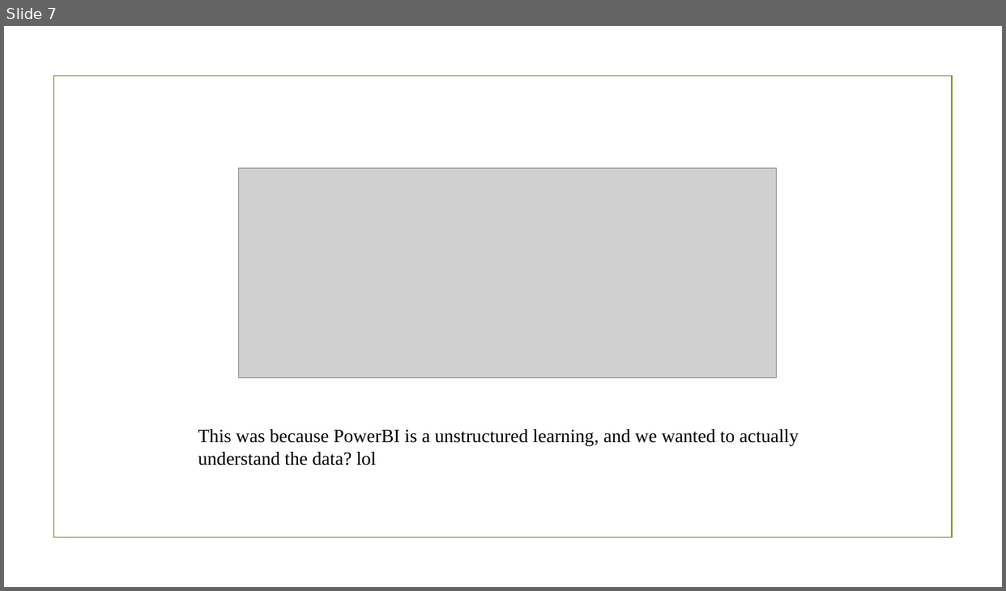
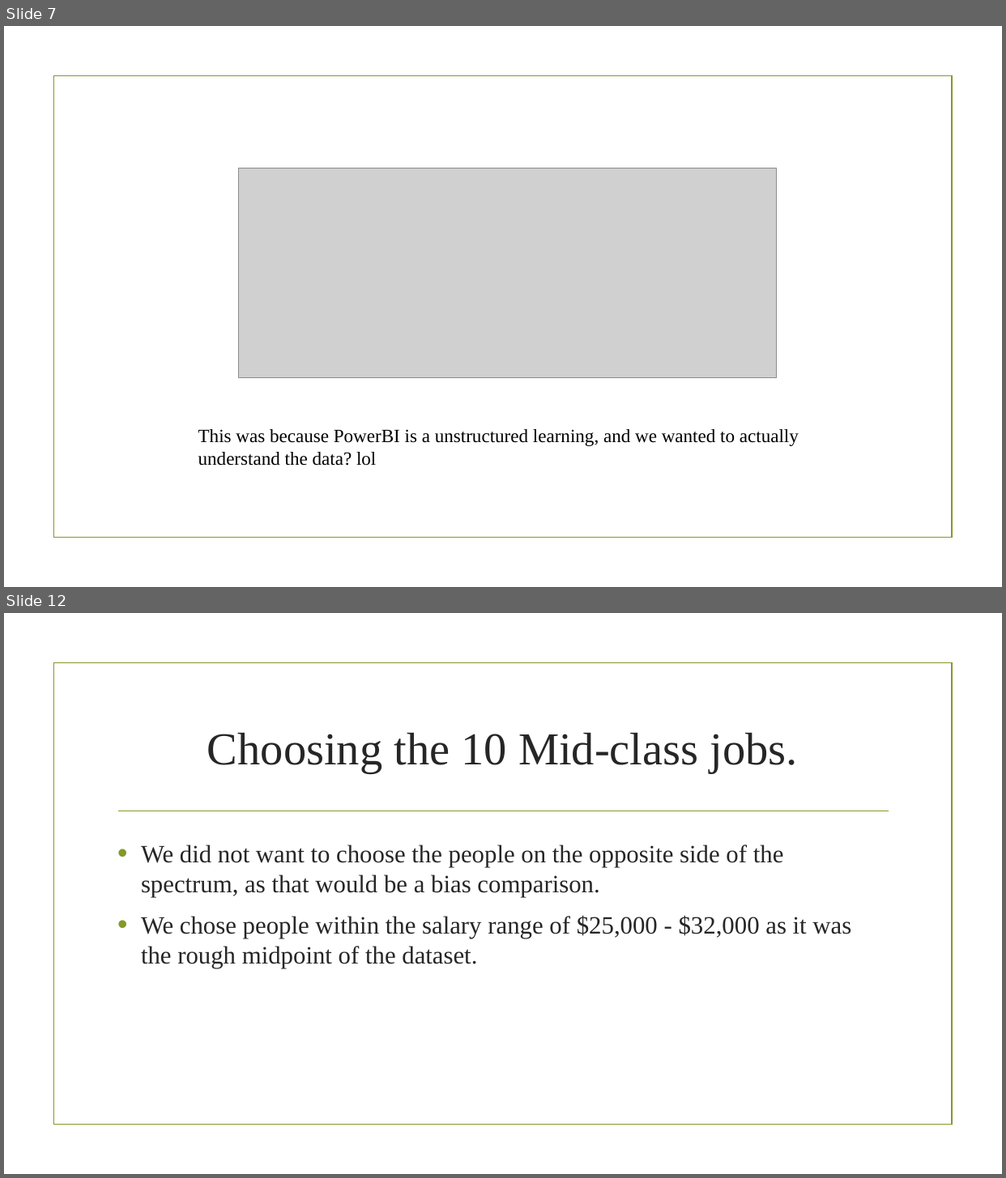
Before and after one commit to danlin604/vsocc, a slide deck: 4925 PROJECT FOLDER/COMP4925 , sub-project 1.pptx. Shown one above the other, each under a label of ours: slide 7 before the commit, slides 7 and 12 after it; the slides between them are not shown. The pictures are 1006x591 and 1006x1178 pixels, drawn with LibreOffice and Linux fonts; fonts in the diff are those of the drawing; grey boxes stand for pictures; background and template pictures are left out. Boxes give left, top, right and bottom in pixels: in the first picture for what was removed or moved away, otherwise in the second. Text is boxed around its words. In the diff, an @@ line names an element or a change of style, - is before the commit and + after.

```diff
--- a/4925 PROJECT FOLDER/COMP4925 , sub-project 1.pptx
+++ b/4925 PROJECT FOLDER/COMP4925 , sub-project 1.pptx
@@ slide 12 added at [4, 613, 1002, 1174], background picture (left out); not listed: 1 template element that a slide beside it also shows @@
@@ title added at [207, 733, 798, 773], 44 pt, text #262626 @@
+Choosing the 10 Mid-class jobs.
@@ line added from (118, 811) to (889, 811), #83992A 1.25 pt @@
@@ text added at [141, 845, 851, 969], 24 pt, text #262626 @@
+• We did not want to choose the people on the opposite side of the spectrum, as that would be a bias comparison.
+• We chose people within the salary range of $25,000 - $32,000 as it was the rough midpoint of the dataset.
```
Also in this commit, not shown: 4 slides changed, 5 other slides added, 1 slide removed, 1 other file.
